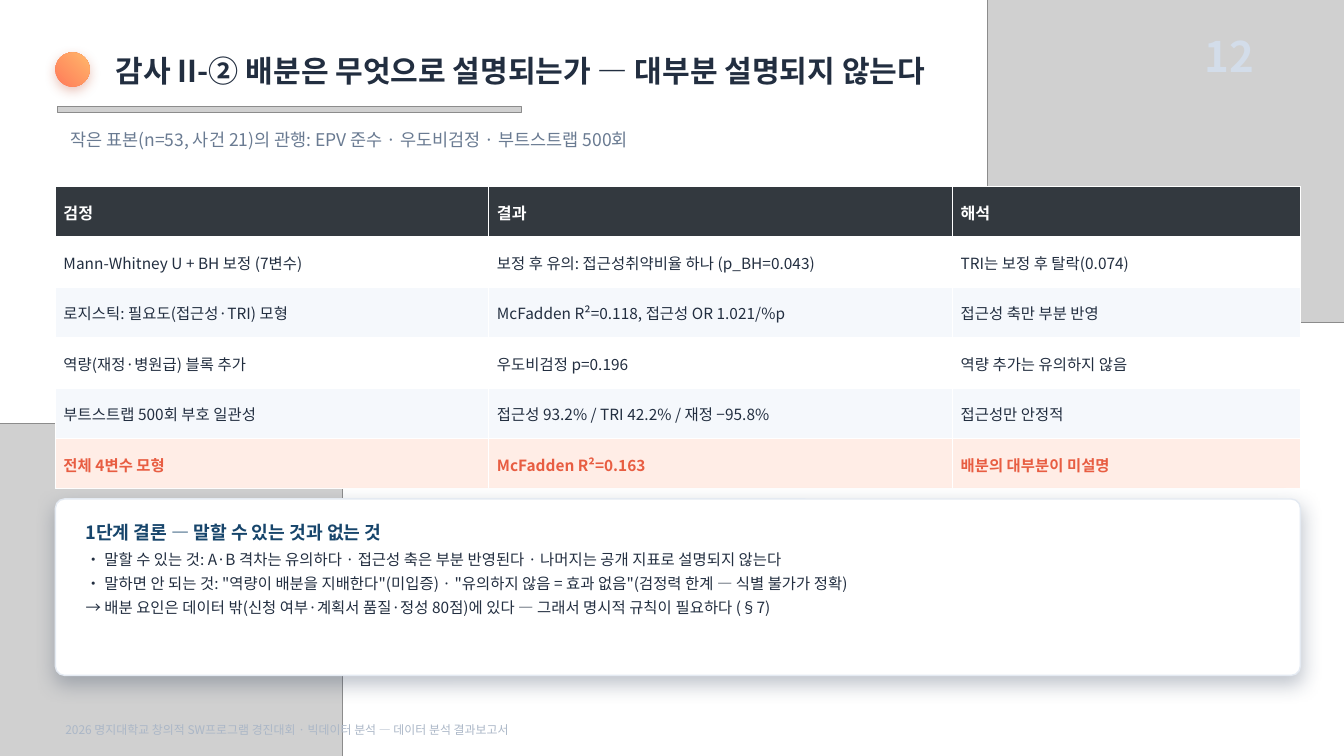
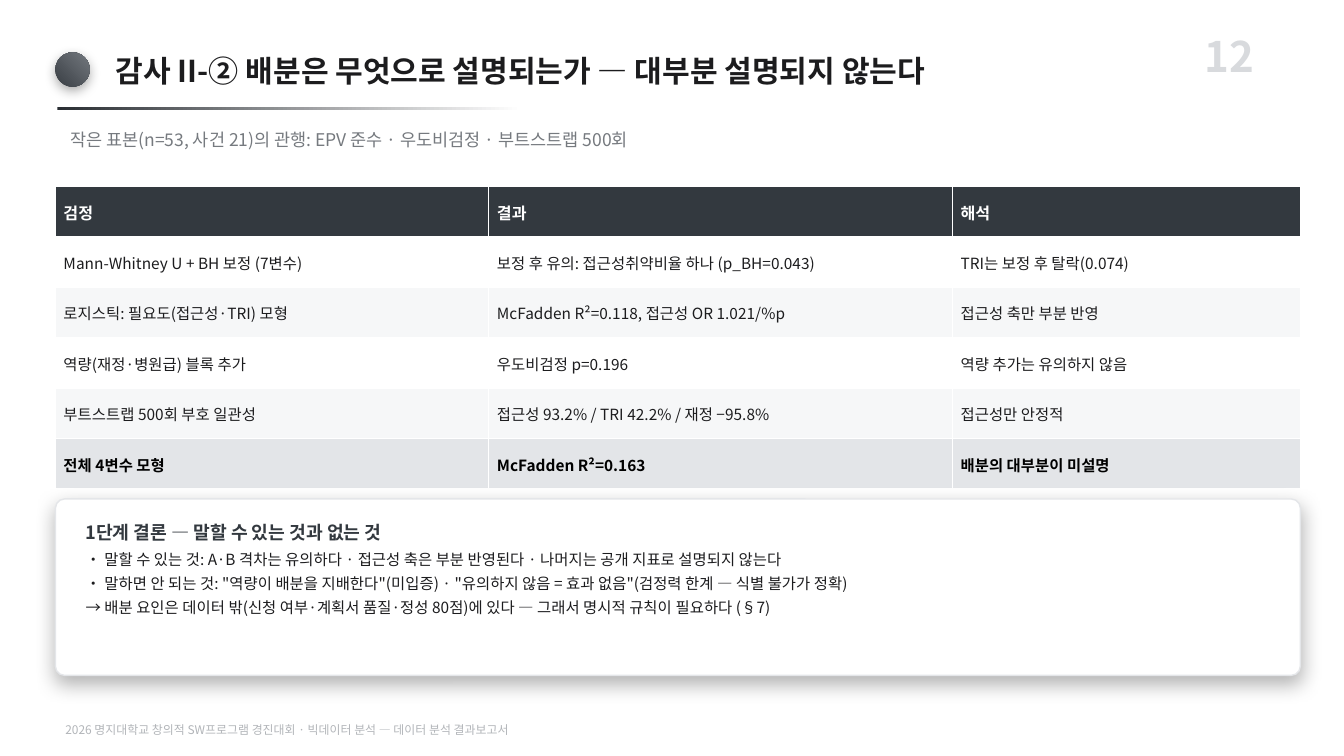
Before and after one commit to karvvan/maternity-care-policy-audit, a slide deck: slide 12 of 04_제출물/데이터분석_결과보고서.pptx. Drawn at 1344x756 pixels with LibreOffice and Linux fonts; fonts in the diff are those of the drawing; grey boxes stand for pictures. Boxes give left, top, right and bottom in pixels: in the first picture for what was removed or moved away, otherwise in the second. Text is boxed around its words. In the diff, an @@ line names an element or a change of style, - is before the commit and + after.

Commit message:
PPT 모노톤 전환 — 유채색·장식 조형물 제거
- ppt_helpers 팔레트를 무채색으로 재정의(v4). 색상(hue)이 아니라
  명도(value) 차이로만 위계를 만든다. 강조도 코랄이 아니라 검정+굵게.
- 표지의 구·고리·블롭·지도 삽화 제거. 오른쪽 절반을 이미지·삽화를
  직접 넣을 여백으로 비워 둔다. 결론 슬라이드 장식도 제거.
- 그림 4종에 FIG_MONO=1 무채색판 추가 → 04_제출물/그림_모노.
  보고서 PDF가 쓰는 04_제출물/그림(컬러)은 그대로 둔다.
- 그림3 셀 숫자 색을 데이터 비율이 아니라 합성된 실제 셀 밝기로 결정.
  컬러판에서도 연한 셀 위 흰 글씨가 안 읽히던 문제가 같이 고쳐진다.
- PPT 생성기 3종을 99_아카이브/생성기_기각 → 03_분석/_문서생성 으로 이동
  (다시 쓰는 도구이므로 '기각' 자리에 두지 않는다).

검증: 두 덱 슬라이드 XML의 유채색 0개(채도>12 없음), 덱 내 이미지는
무채색 그림 4개뿐. 그림 재생성 시 rho=-0.190 / OR=4.82 / p=0.021 일치.

```diff
--- a/04_제출물/데이터분석_결과보고서.pptx
+++ b/04_제출물/데이터분석_결과보고서.pptx
@@ picture removed at [988,0,1344,323] @@
@@ text added at [1204,23,1254,84], 30 pt, text #D8DADD, bold @@
+12
@@ rounded rectangle at [55,52,90,87]: fill gradient #FF7A59 to #FFB86B to gradient #3A3F45 to #73787E; shadow changed @@
@@ text "감사 II-② 배분은 무엇으로 설명되는가 ..." at [116,56,925,85]: text colour #222E40 to #1C1C1E @@
@@ picture removed at [57,107,521,113] @@
@@ rectangle added at [57,107,521,110], fill gradient #2A2E33 to #FFFFFF @@
@@ text "작은 표본(n=53, 사건 21)의 관행: ..." at [70,131,628,149]: text colour #6A7B92 to #767A7F @@
@@ table at [55,187,1301,489] @@
@@ fill #F5F8FC to #F6F7F8 in 6 cells @@
@@ fill #FFEDE6 to #E3E5E8 in row 6 @@
@@ text colour #222E40 to #1C1C1E in "Mann-Whitney U + BH 보정 (7변수)", "보정 후 유의: 접근성취약비율 하나 (p_BH=0.043)", "TRI는 보정 후 탈락(0.074)", "로지스틱: 필요도(접근성·TRI) 모형" and 8 more places @@
@@ text colour #E85D42 to #000000 in "전체 4변수 모형", "McFadden R²=0.163", "배분의 대부분이 미설명" @@
@@ picture removed at [0,423,343,756] @@
@@ rounded rectangle at [55,499,1301,676]: outline #E4EAF2 1 pt to #E4E6E9 1 pt; shadow changed @@
@@ text "1단계 결론 — 말할 수 ..." at [86,523,848,616]: text colour #17456B to #33393F in "1단계 결론 — 말할 수 있는 것과 ..."; text colour #222E40 to #1C1C1E @@
@@ text "2026 명지대학교 창의적 SW프로그램 경진대회 ..." at [65,724,509,735]: text colour #ABB7C7 to #B2B5B9 @@
```
Also in this commit, not shown: 18 other slides changed, 14 other files.
